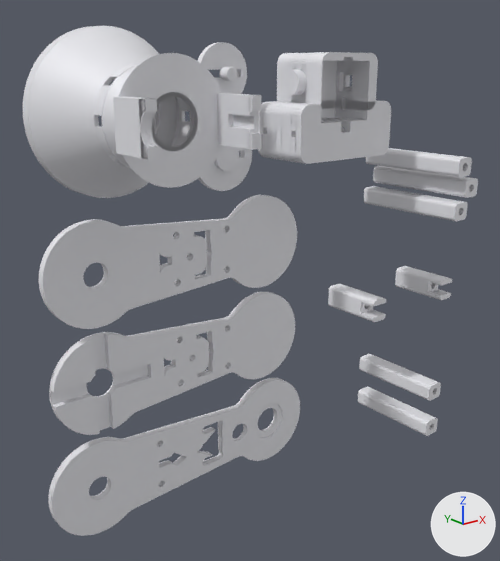
Renders of the glTF model exports/v2/v2-plate-3-head.glb from each side of a commit.
Both versions are drawn from a 50 mm camera at (-203.0, -260.0, 104.0) aimed at (-10.0, -20.0, 8.0). Every picture has the same lights, and +X, +Y and +Z are marked at lower right. The older version comes first. Vertices at exactly the same position are counted once.

Objects in the first picture: 'v2-plate-3-head'.
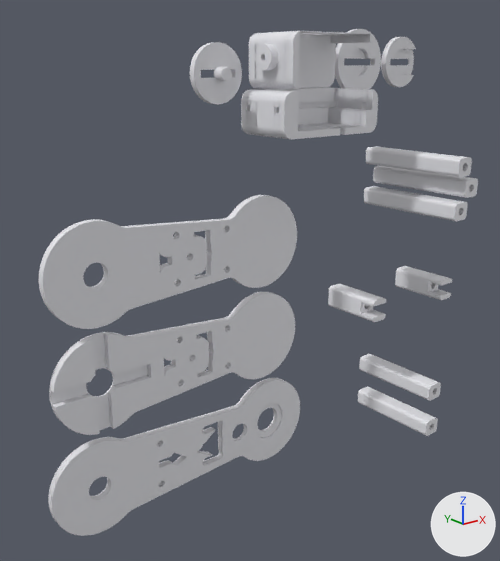
Pixel boxes (x1, y1, x2, y2) of what changed, in the pictures (500 x 561 px; the box of a moved part takes in the faces that stretch with it):
'v2-plate-3-head', reshaped: before (23, 26, 478, 536); after (39, 29, 478, 536)
part 1 of me_v2_plate_3_head, deleted: before (23, 26, 353, 198)
part 2 of me_v2_plate_3_head, moved or reshaped: before (197, 42, 391, 191); after (190, 29, 416, 139)

The edits, one by one:
me_v2_plate_3_head is used by ob_v2_plate_3_head; location (0.0, 0.0, 0.0).
me_v2_plate_3_head had 22140 vertices, 44352 faces and spanned x -108.0..129.0, y -72.0..0.0, z -103.0..118.0.
me_v2_plate_3_head now has 17978 vertices, 38996 faces and spans x -108.0..129.0, y -60.0..0.0, z -103.0..121.0.
me_v2_plate_3_head part 1: 48 loose pieces with 7764 vertices, spanning x -103.0..58.0, y -72.0..0.0, z 52.0..118.0, are deleted.
me_v2_plate_3_head part 2: 185 vertices moved within x -15.0..-12.0, y -9.0..-3.0, z 97.0..103.0; 5250 vertices removed from x -28.0..70.0, y -30.0..0.0, z 48.0..113.0; 6878 vertices added at x -28.0..121.0, y -30.0..0.0, z 72.0..121.0.
Other edits to the shape of me_v2_plate_3_head do not show in these pictures.
